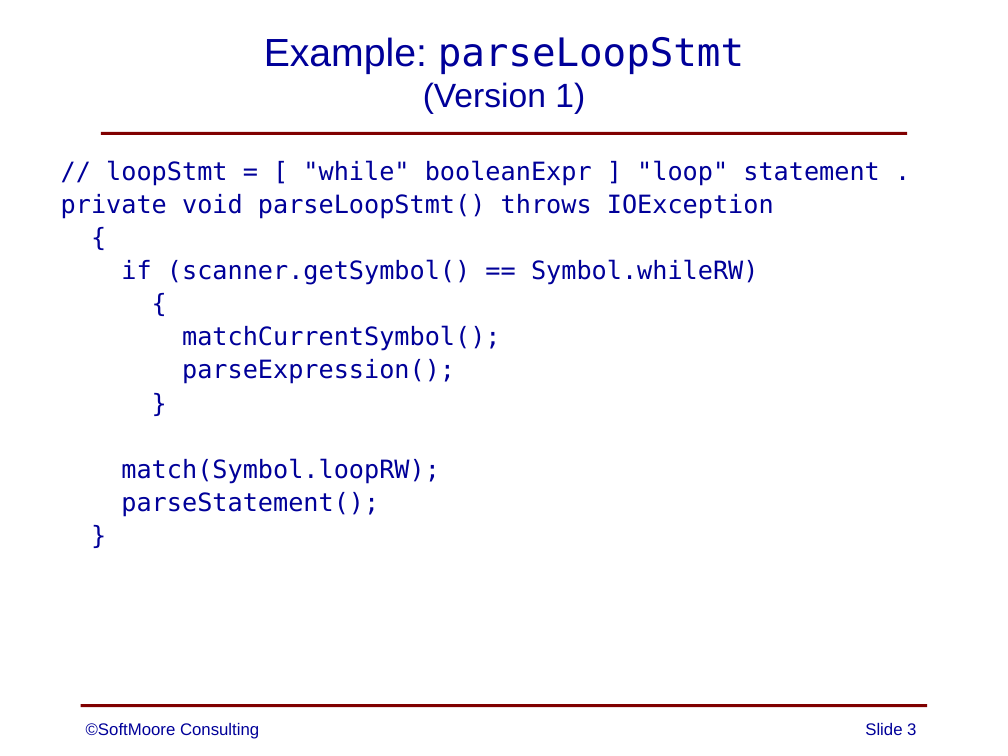
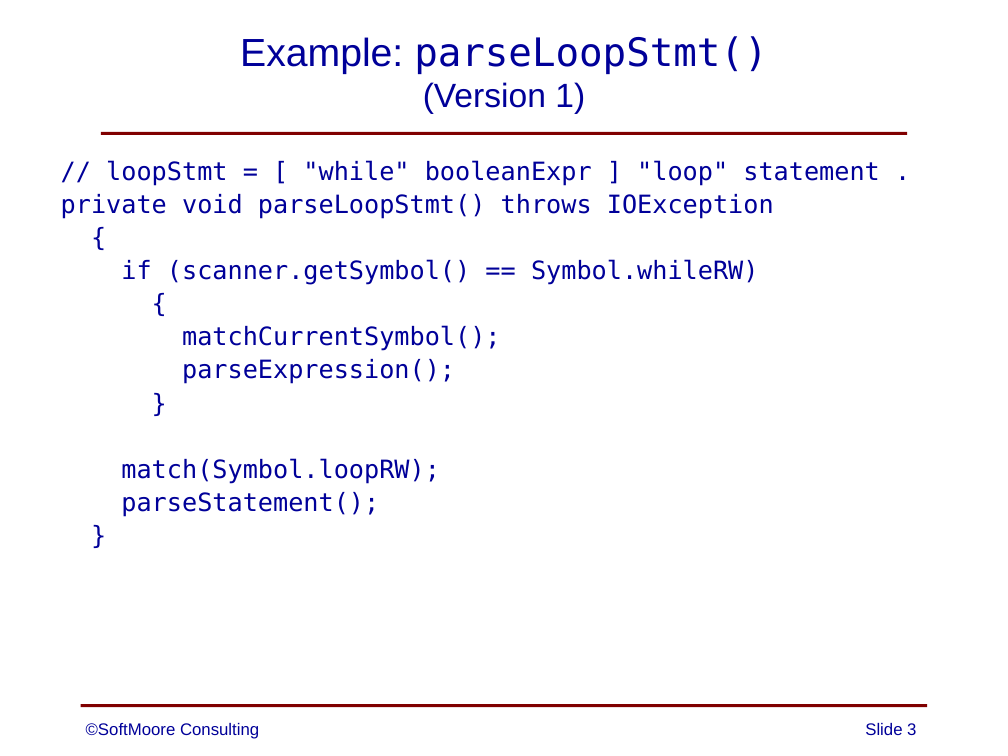
Before and after one commit to SoftMoore/CPRL-Java-3rd, a slide deck: slide 3 of PowerPoints/06 - Syntax Analysis.pptx. Drawn at 1008x756 pixels with LibreOffice and Linux fonts; fonts in the diff are those of the drawing. Boxes give left, top, right and bottom in pixels: in the first picture for what was removed or moved away, otherwise in the second. Text is boxed around its words. In the diff, an @@ line names an element or a change of style, - is before the commit and + after.

```diff
--- a/PowerPoints/06 - Syntax Analysis.pptx
+++ b/PowerPoints/06 - Syntax Analysis.pptx
@@ title at [240,36,767,114]: text changed @@
-Example: parseLoopStmt
-(Version 1)
+Example: parseLoopStmt()
+(Version 1)
```
Also in this commit, not shown: 2 other slides changed, 1 slide added.
